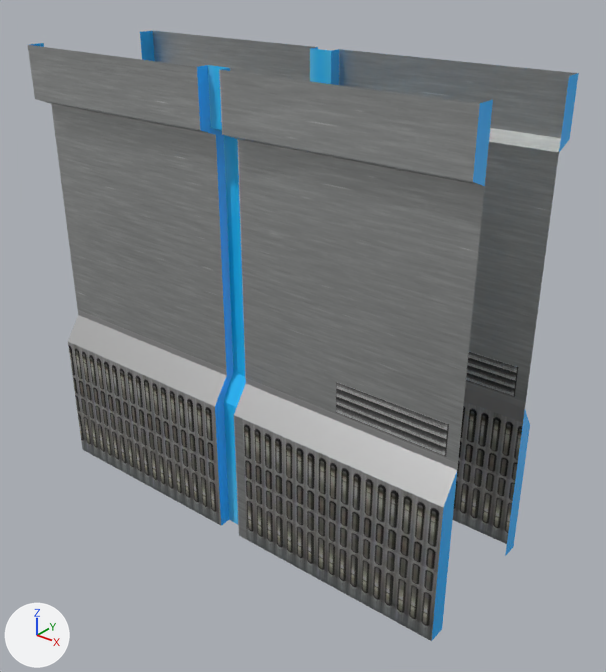
Two versions of the glTF model Game/memorization-dungeon-crawler/assets/dungeons/machine/wall/machine wall.glb, one commit apart.
Rendered twice from a 50 mm camera at (5.3, -6.18, 6.02) aimed at (0.31, 0.05, 2.15). Lighting does not change. The marker at lower left points along +X, +Y and +Z. The older version comes first. Vertices at exactly the same position are counted once.

Before the edit, the objects in view are built like this:
```python
mat_material_004 = bpy.data.materials.new('Material.004')
mat_material_004.use_nodes = True; mat_material_004.node_tree.nodes.clear()
_N = mat_material_004.node_tree.nodes; _L = mat_material_004.node_tree.links
n0 = _N.new('ShaderNodeBsdfPrincipled'); n0.name = 'Principled BSDF'
n1 = _N.new('ShaderNodeOutputMaterial'); n1.name = 'Material Output'
n2 = _N.new('ShaderNodeTexImage'); n2.name = 'Image Texture'
n2.image = img_machine_wall
n3 = _N.new('ShaderNodeMath'); n3.name = 'Math'
n3.operation = 'MULTIPLY'
n4 = _N.new('ShaderNodeSeparateColor'); n4.name = 'Separate Color'
n5 = _N.new('ShaderNodeTexImage'); n5.name = 'Image Texture.001'
n5.image = img_specular
n6 = _N.new('ShaderNodeSeparateColor'); n6.name = 'Separate Color.001'
n7 = _N.new('ShaderNodeTexImage'); n7.name = 'Image Texture.002'
n7.image = img_specular_001
_L.new(n0.outputs[0], n1.inputs[0])  # 'BSDF' to 'Surface'
_L.new(n2.outputs[0], n0.inputs[0])  # 'Color' to 'Base Color'
_L.new(n3.outputs[0], n0.inputs[2])  # 'Value' to 'Roughness'
_L.new(n4.outputs[2], n0.inputs[1])  # 'Blue' to 'Metallic'
_L.new(n4.outputs[1], n3.inputs[0])  # 'Green' to 'Value'
_L.new(n5.outputs[0], n4.inputs[0])  # 'Color' to 'Color'
_L.new(n6.outputs[0], n0.inputs[18])  # 'Red' to 'Transmission Weight'
_L.new(n7.outputs[0], n6.inputs[0])  # 'Color' to 'Color'
me_cube_004 = bpy.data.meshes.new('Cube.004')
me_cube_004.from_pydata(...)  # 80 vertices, 116 faces; spans x -2.58..2.58, y -0.85..0.85, z 0.0..4.94
me_cube_004.materials.append(mat_material_004)
ob_machine_wall = bpy.data.objects.new('machine_wall', me_cube_004)
ob_machine_wall.location = (0.0, 0.0, 0.0)
```
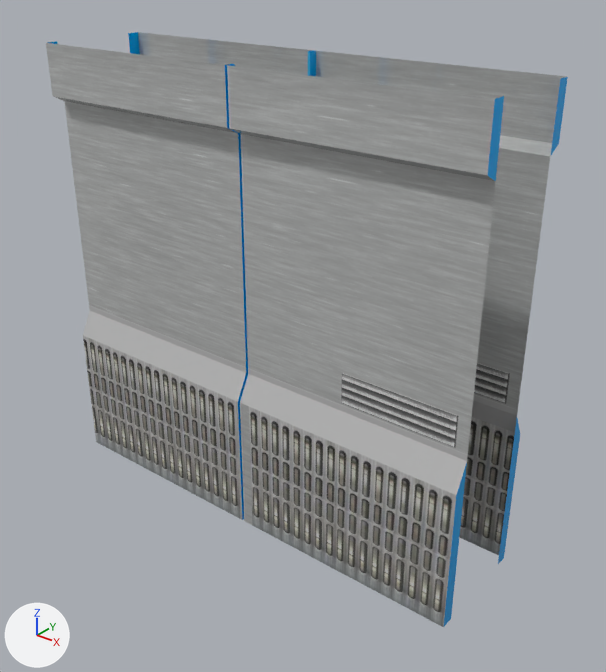
The change, as a diff of the scene's bpy script:
```diff
--- a/Game/memorization-dungeon-crawler/assets/dungeons/machine/wall/machine wall.glb.py
+++ b/Game/memorization-dungeon-crawler/assets/dungeons/machine/wall/machine wall.glb.py
@@ mat_material_004 @@
 mat_material_004 = bpy.data.materials.new('Material.004')
-# nodes: BsdfPrincipled, Math, OutputMaterial, SeparateColor x2, TexImage x3
+# nodes: BsdfPrincipled, OutputMaterial, TexImage
 # uses the picture img_machine_wall
-# uses the picture img_specular
-# uses the picture img_specular_001
@@ me_cube_004 @@
 # used by ob_machine_wall; location = (0.0, 0.0, 0.0)
-me_cube_004.from_pydata(...)  # 80 vertices, 116 faces; spans x -2.58..2.58, y -0.85..0.85, z 0.0..4.94
+me_cube_004.from_pydata(...)  # 80 vertices, 116 faces; spans x -2.58..2.58, y -0.63..0.63, z 0.0..4.94
+# me_cube_004 part 1: 80 of 80 vertices moved; they spanned x -2.58..2.58, y -0.85..0.85, z 0.0..4.94 and now span x -2.58..2.58, y -0.63..0.63, z 0.0..4.94; mean shift (0.0, 0.0, 0.0)
 me_cube_004.materials.append(mat_material_004)
```

Boxes [x1, y1, x2, y2] around the edits, measured in the pictures (606 x 672 px):
'machine_wall', surface changed, reshaped
    before: [28, 31, 579, 641]
    after: [46, 32, 568, 627]
